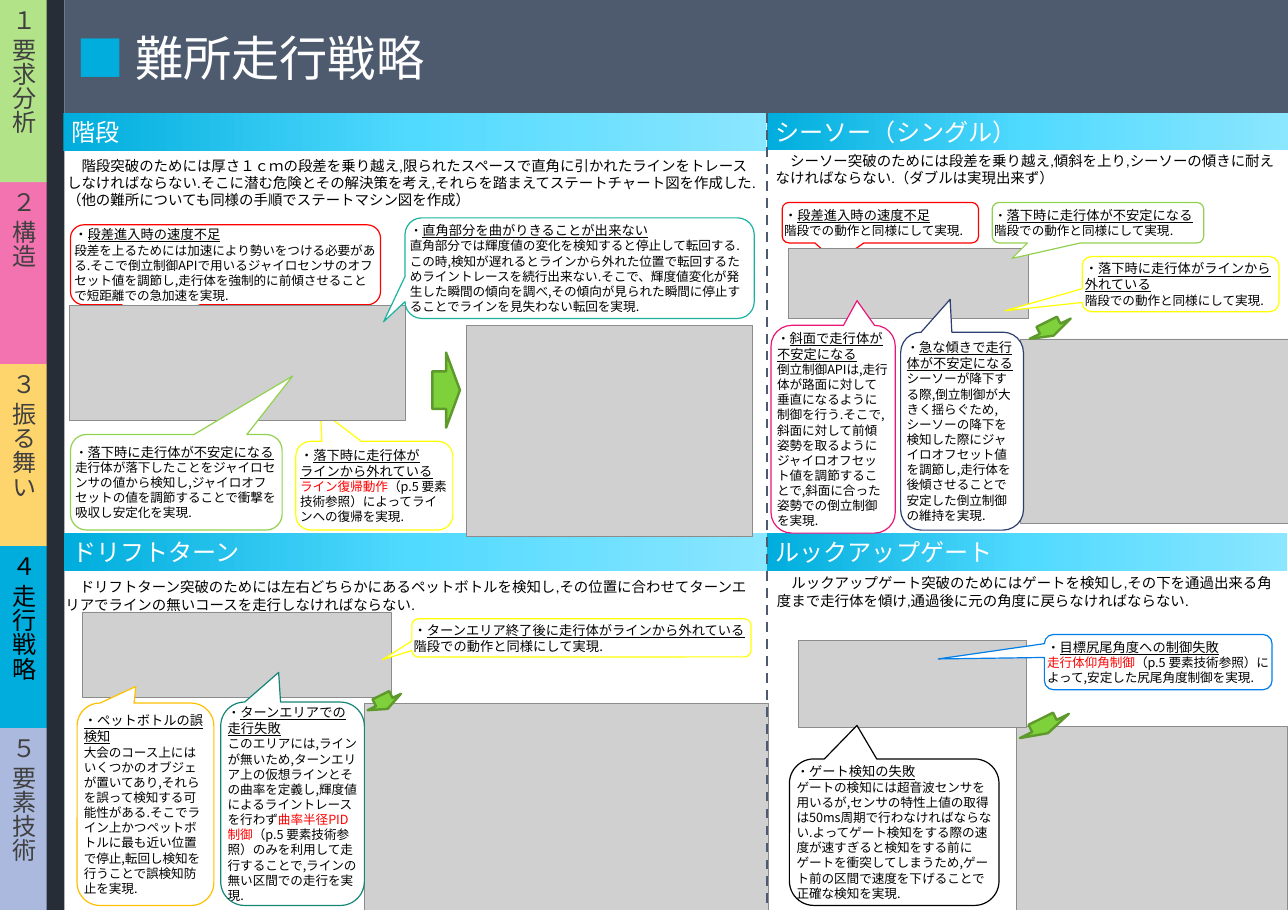
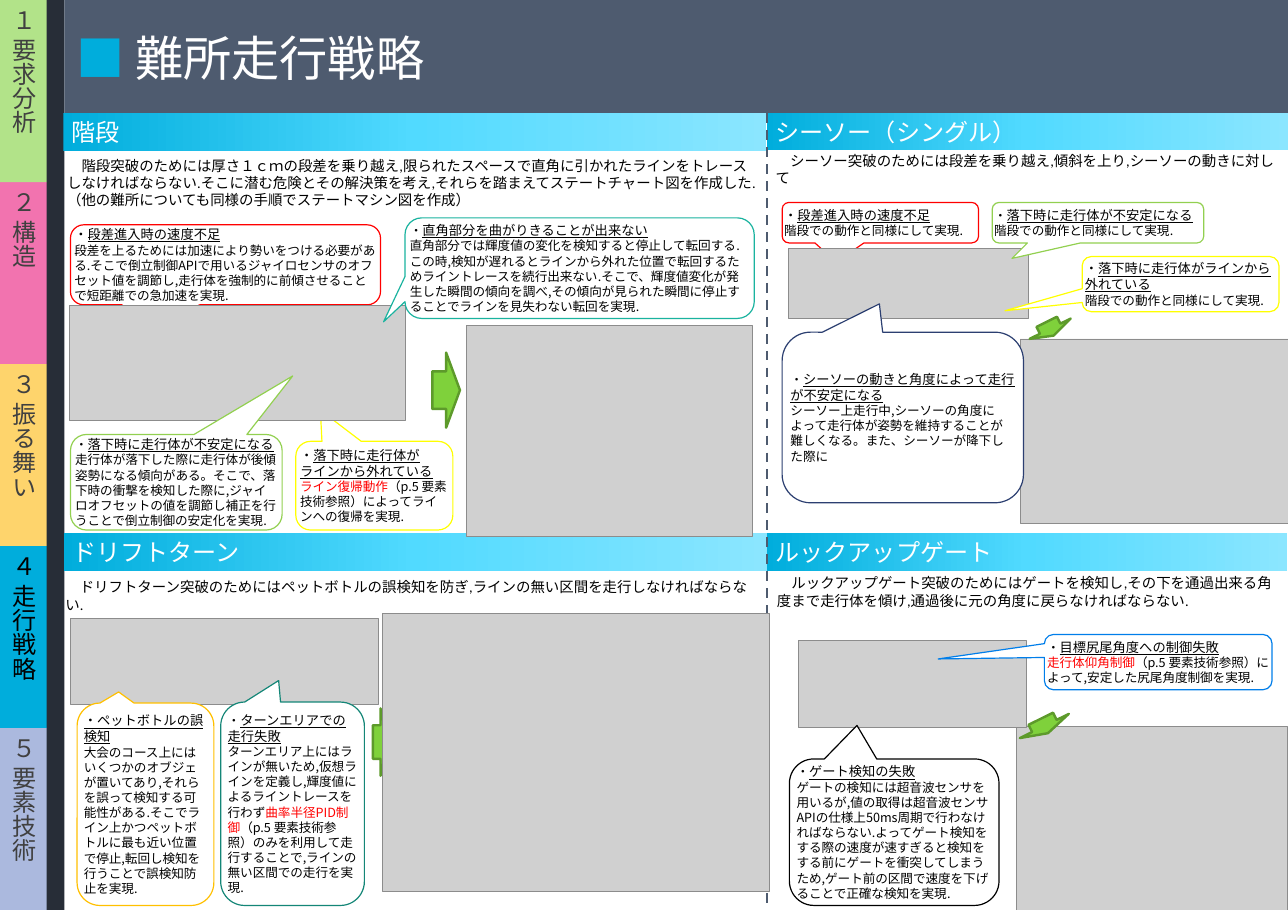
Before and after one commit to class-snct-rikitakelab/e-konbu2012, a slide deck: slide 5 of models/モデルシートniimura.pptx. Drawn at 1288x910 pixels with LibreOffice and Linux fonts; fonts in the diff are those of the drawing; grey boxes stand for pictures. Boxes give left, top, right and bottom in pixels: in the first picture for what was removed or moved away, otherwise in the second. Text is boxed around its words. In the diff, an @@ line names an element or a change of style, - is before the commit and + after.

```diff
--- a/models/モデルシートniimura.pptx
+++ b/models/モデルシートniimura.pptx
@@ text at [776,154,1274,184]: text changed @@
-シーソー突破のためには段差を乗り越え,傾斜を上り,シーソーの傾きに耐えなければならない.（ダブルは実現出来ず）
+シーソー突破のためには段差を乗り越え,傾斜を上り,シーソーの動きに対して
@@ rounded speech box removed at [771,325,894,533] @@
-・斜面で走行体が不安定になる
-倒立制御APIは,走行体が路面に対して垂直になるように制御を行う.そこで,斜面に対して前傾姿勢を取るようにジャイロオフセット値を調節することで,斜面に合った姿勢での倒立制御を実現.
@@ rounded speech box "・シーソーの動きと角度によって走行が不安定になる": place and size @@
-rounded speech box "・シーソーの動きと角度によって走行が不安定になる" at [901,332,1024,530]
+rounded speech box "・シーソーの動きと角度によって走行が不安定になる" at [782,332,1023,503]
@@ text in rounded speech box at [790,373,1014,462]: text changed @@
-・急な傾きで走行体が不安定になる
-シーソーが降下する際,倒立制御が大きく揺らぐため,シーソーの降下を検知した際にジャイロオフセット値を調節し,走行体を後傾させることで安定した倒立制御の維持を実現.
+・シーソーの動きと角度によって走行が不安定になる
+シーソー上走行中,シーソーの角度によって走行体が姿勢を維持することが難しくなる。また、シーソーが降下した際に
@@ text in rounded speech box at [75,451,276,529]: text changed @@
-走行体が落下したことをジャイロセンサの値から検知し,ジャイロオフセットの値を調節することで衝撃を吸収し安定化を実現.
+走行体が落下した際に走行体が後傾姿勢になる傾向がある。そこで、落下時の衝撃を検知した際に,ジャイロオフセットの値を調節し補正を行うことで倒立制御の安定化を実現.
@@ text at [65,580,747,610]: text changed @@
-ドリフトターン突破のためには左右どちらかにあるペットボトルを検知し,その位置に合わせてターンエリアでラインの無いコースを走行しなければならない.
+ドリフトターン突破のためにはペットボトルの誤検知を防ぎ,ラインの無い区間を走行しなければならない.
@@ picture: place and size @@
-picture at [82,612,392,698]
+picture at [70,619,379,704]
@@ picture: place and size @@
-picture at [364,703,768,910]
+picture at [383,614,770,892]
@@ rounded speech box removed at [412,619,751,657] @@
-・ターンエリア終了後に走行体がラインから外れている
-階段での動作と同様にして実現.
@@ rounded speech box "・ペットボトルの誤検知 大会のコース上にはいくつかのオブジェが置いてあり,それらを誤って検知する可能性がある.そこでライ ..." at [77,703,214,905]: proportions changed @@
@@ rounded speech box "・ターンエリアでの走行失敗" at [221,702,365,906]: proportions changed @@
@@ down arrow at [373,708,388,776]: rotation 333 to 270 degrees @@
@@ text in rounded speech box at [228,743,357,893]: text changed @@
-このエリアには,ラインが無いため,ターンエリア上の仮想ラインとその曲率を定義し,輝度値によるライントレースを行わず曲率半径PID制御（p.5 要素技術参照）のみを利用して走行することで,ラインの無い区間での走行を実現.
+ターンエリア上にはラインが無いため,仮想ラインを定義し,輝度値によるライントレースを行わず曲率半径PID制御（p.5 要素技術参照）のみを利用して走行することで,ラインの無い区間での走行を実現.
@@ text in rounded speech box at [797,779,989,902]: text changed @@
-ゲートの検知には超音波センサを用いるが,センサの特性上値の取得は50ms周期で行わなければならない.よってゲート検知をする際の速度が速すぎると検知をする前にゲートを衝突してしまうため,ゲート前の区間で速度を下げることで正確な検知を実現.
+ゲートの検知には超音波センサを用いるが,値の取得は超音波センサAPIの仕様上50ms周期で行わなければならない.よってゲート検知をする際の速度が速すぎると検知をする前にゲートを衝突してしまうため,ゲート前の区間で速度を下げることで正確な検知を実現.
```
Also in this commit, not shown: 2 other slides changed.
